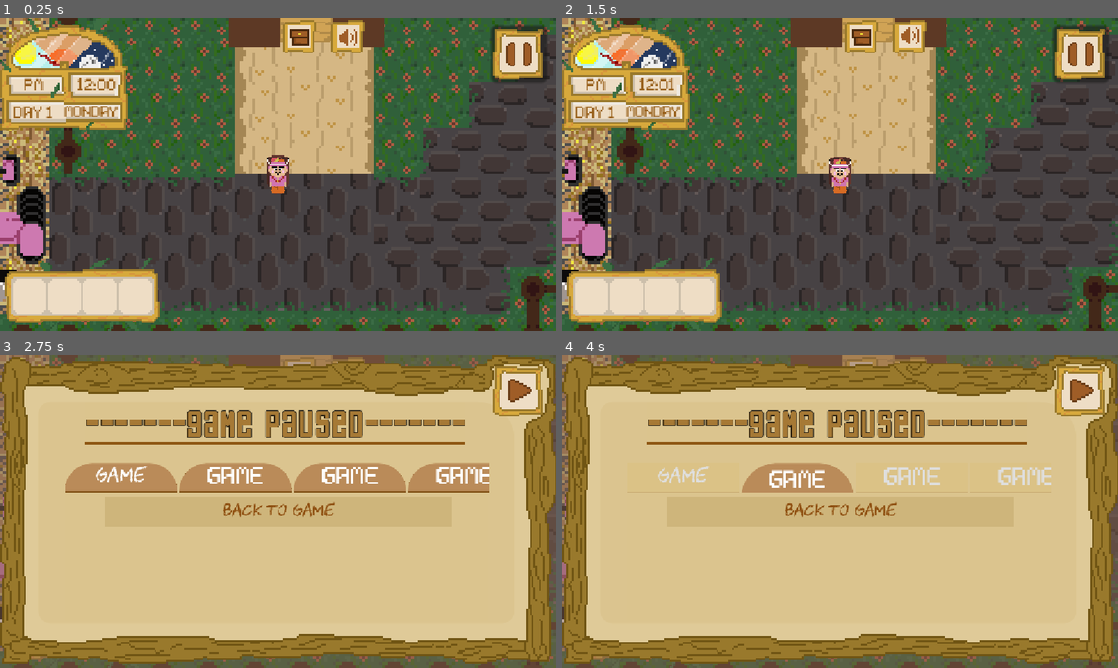
Above: before the commit, frames 1-4 (two rows, left to right).
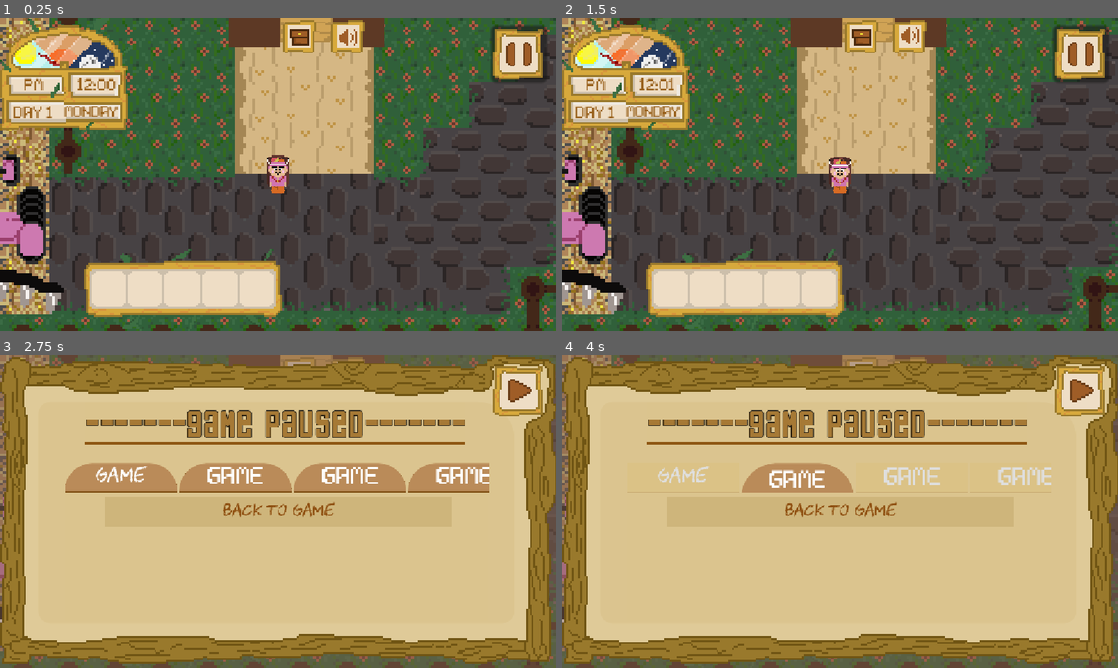
Above: after the commit, the same moments.

Repository: savageAryan/MOCONDO-FRUIT-BASH
Game: Godot game, scene res://scenes/world.tscn
Same seed, same stepped clock (60 frames per second), same inputs: the game is played once before the commit and once after it. The engine's default icon, where the game draws it, is replaced by a stand-in: a white triangle on a blue panel in a dark square.
Inputs (mouse positions are in pixels of both pictures, inside the frame that each line leads up to):
- Up to frame 1 (0.25 s): no input
- Up to frame 2 (1.5 s): click (862, 36) at 0.5 s; click (912, 36) at 1.25 s
- Up to frame 3 (2.75 s): click (517, 389) at 2 s
- Up to frame 4 (4 s): click "GAME" at 2.75 s; click "GAME" at 3.5 s

The runs differ from the first frame. In frame 1, 7.9% of the frame differs, in the area x 0-51%, y 73-100%; in frame 2, 7.9%; in frame 3, less than 0.1%; in frame 4, less than 0.1%.

Commit message:
inventory insert item function added,fixed inventory icom background

Diff:
--- a/inventory/inventory.gd
+++ b/inventory/inventory.gd
@@ -1,3 +1,10 @@
 extends Resource
 class_name  Inventory
 @export var items: Array [InventoryItem]
+signal updated
+func insert(item: InventoryItem):
+	for i in range(items.size()):
+		if not items[i]:
+			items[i] = item
+			break
+	updated.emit()
--- a/inventory/item/apple.tres
+++ b/inventory/item/apple.tres
@@ -1,10 +1,10 @@
 [gd_resource type="Resource" script_class="InventoryItem" format=3 uid="uid://biotghfn678ff"]
 
 [ext_resource type="Script" uid="uid://bm0nfyj7wmstx" path="res://inventory/inventory_item.gd" id="1_c4dfu"]
-[ext_resource type="Texture2D" uid="uid://834k53yj2kfk" path="res://assets/button.png" id="2_l35ix"]
+[ext_resource type="Texture2D" uid="uid://cva4drmyqgvsa" path="res://assets/applepng.png" id="2_c4dfu"]
 
 [resource]
 script = ExtResource("1_c4dfu")
 name = "Apple"
-texture = ExtResource("2_l35ix")
+texture = ExtResource("2_c4dfu")
 metadata/_custom_type_script = "uid://bm0nfyj7wmstx"
--- a/inventory/item/banana.tres
+++ b/inventory/item/banana.tres
@@ -1,10 +1,10 @@
 [gd_resource type="Resource" script_class="InventoryItem" format=3 uid="uid://n31w85oglpoy"]
 
 [ext_resource type="Script" uid="uid://bm0nfyj7wmstx" path="res://inventory/inventory_item.gd" id="1_rco8t"]
-[ext_resource type="Texture2D" uid="uid://yxbuduk8c0g5" path="res://icon.svg" id="2_7h1ou"]
+[ext_resource type="Texture2D" uid="uid://da1oj6kfvs3lg" path="res://assets/bananapng.png" id="2_rco8t"]
 
 [resource]
 script = ExtResource("1_rco8t")
 name = "banana"
-texture = ExtResource("2_7h1ou")
+texture = ExtResource("2_rco8t")
 metadata/_custom_type_script = "uid://bm0nfyj7wmstx"
--- a/inventory/player_inventory.tres
+++ b/inventory/player_inventory.tres
@@ -2,10 +2,9 @@
 
 [ext_resource type="Script" uid="uid://bm0nfyj7wmstx" path="res://inventory/inventory_item.gd" id="1_f5sxi"]
 [ext_resource type="Resource" uid="uid://biotghfn678ff" path="res://inventory/item/apple.tres" id="2_668id"]
-[ext_resource type="Resource" uid="uid://n31w85oglpoy" path="res://inventory/item/banana.tres" id="3_0offv"]
 [ext_resource type="Script" uid="uid://der0u4ayurjwc" path="res://inventory/inventory.gd" id="4_ec8hw"]
 
 [resource]
 script = ExtResource("4_ec8hw")
-items = Array[ExtResource("1_f5sxi")]([ExtResource("2_668id"), ExtResource("3_0offv")])
+items = Array[ExtResource("1_f5sxi")]([ExtResource("2_668id"), null, null, null, null, null, null, null, null, null, null, null, null, null, null, null, null, null, null, null])
 metadata/_custom_type_script = "uid://der0u4ayurjwc"
--- a/scenes/apple.tscn
+++ b/scenes/apple.tscn
@@ -2,6 +2,7 @@
 
 [ext_resource type="Script" uid="uid://dwn561yj4uwsi" path="res://scripts/apple.gd" id="1_7vr8k"]
 [ext_resource type="Texture2D" uid="uid://6qc0mm2o75cl" path="res://assets/mangoo.png" id="1_h071m"]
+[ext_resource type="Resource" uid="uid://biotghfn678ff" path="res://inventory/item/apple.tres" id="2_pg1xk"]
 [ext_resource type="Animation" uid="uid://cd7n0k31onumw" path="res://fall.res" id="3_3dmh2"]
 
 [sub_resource type="CircleShape2D" id="CircleShape2D_7vr8k"]
@@ -73,6 +74,7 @@
 z_index = 3
 scale = Vector2(0.4, 0.4)
 script = ExtResource("1_7vr8k")
+itemRes = ExtResource("2_pg1xk")
 
 [node name="CollisionShape2D" type="CollisionShape2D" parent="." unique_id=1673838406]
 shape = SubResource("CircleShape2D_7vr8k")
--- a/scenes/banana.tscn
+++ b/scenes/banana.tscn
@@ -2,6 +2,7 @@
 
 [ext_resource type="Script" uid="uid://dvrn7tbdvjd6s" path="res://scripts/banana.gd" id="1_36b2i"]
 [ext_resource type="Texture2D" uid="uid://6qc0mm2o75cl" path="res://assets/mangoo.png" id="1_hilkf"]
+[ext_resource type="Resource" uid="uid://n31w85oglpoy" path="res://inventory/item/banana.tres" id="2_6bkyw"]
 [ext_resource type="Animation" uid="uid://cd7n0k31onumw" path="res://fall.res" id="2_a45fu"]
 
 [sub_resource type="CircleShape2D" id="CircleShape2D_hilkf"]
@@ -54,6 +55,7 @@
 z_index = 3
 scale = Vector2(0.4, 0.4)
 script = ExtResource("1_36b2i")
+itemRes = ExtResource("2_6bkyw")
 
 [node name="CollisionShape2D" type="CollisionShape2D" parent="." unique_id=1358980431]
 shape = SubResource("CircleShape2D_hilkf")
--- a/scenes/invenrory.tscn
+++ b/scenes/invenrory.tscn
@@ -62,15 +62,71 @@
 [node name="slot" parent="TextureRect/GridContainer" unique_id=1833126777 instance=ExtResource("3_ovfi1")]
 layout_mode = 2
 
+[node name="slot2" parent="TextureRect/GridContainer" unique_id=1614489367 instance=ExtResource("3_ovfi1")]
+layout_mode = 2
+
+[node name="slot3" parent="TextureRect/GridContainer" unique_id=2118173394 instance=ExtResource("3_ovfi1")]
+layout_mode = 2
+
+[node name="slot4" parent="TextureRect/GridContainer" unique_id=791115668 instance=ExtResource("3_ovfi1")]
+layout_mode = 2
+
+[node name="slot5" parent="TextureRect/GridContainer" unique_id=1062110229 instance=ExtResource("3_ovfi1")]
+layout_mode = 2
+
+[node name="slot6" parent="TextureRect/GridContainer" unique_id=1716843943 instance=ExtResource("3_ovfi1")]
+layout_mode = 2
+
+[node name="slot7" parent="TextureRect/GridContainer" unique_id=568282367 instance=ExtResource("3_ovfi1")]
+layout_mode = 2
+
+[node name="slot8" parent="TextureRect/GridContainer" unique_id=1635279261 instance=ExtResource("3_ovfi1")]
+layout_mode = 2
+
+[node name="slot9" parent="TextureRect/GridContainer" unique_id=1486429088 instance=ExtResource("3_ovfi1")]
+layout_mode = 2
+
+[node name="slot10" parent="TextureRect/GridContainer" unique_id=1288276218 instance=ExtResource("3_ovfi1")]
+layout_mode = 2
+
+[node name="slot11" parent="TextureRect/GridContainer" unique_id=2142658340 instance=ExtResource("3_ovfi1")]
+layout_mode = 2
+
+[node name="slot12" parent="TextureRect/GridContainer" unique_id=1757663632 instance=ExtResource("3_ovfi1")]
+layout_mode = 2
+
+[node name="slot13" parent="TextureRect/GridContainer" unique_id=1467638145 instance=ExtResource("3_ovfi1")]
+layout_mode = 2
+
+[node name="slot14" parent="TextureRect/GridContainer" unique_id=117189102 instance=ExtResource("3_ovfi1")]
+layout_mode = 2
+
+[node name="slot15" parent="TextureRect/GridContainer" unique_id=1752844282 instance=ExtResource("3_ovfi1")]
+layout_mode = 2
+
+[node name="slot16" parent="TextureRect/GridContainer" unique_id=831320334 instance=ExtResource("3_ovfi1")]
+layout_mode = 2
+
+[node name="slot17" parent="TextureRect/GridContainer" unique_id=1583882067 instance=ExtResource("3_ovfi1")]
+layout_mode = 2
+
+[node name="slot18" parent="TextureRect/GridContainer" unique_id=1576498550 instance=ExtResource("3_ovfi1")]
+layout_mode = 2
+
+[node name="slot19" parent="TextureRect/GridContainer" unique_id=1057878567 instance=ExtResource("3_ovfi1")]
+layout_mode = 2
+
+[node name="slot20" parent="TextureRect/GridContainer" unique_id=1543599858 instance=ExtResource("3_ovfi1")]
+layout_mode = 2
+
 [node name="AnimationPlayer" type="AnimationPlayer" parent="." unique_id=1867007860]
 libraries/ = SubResource("AnimationLibrary_27hiw")
 
 [node name="hotbar" type="TextureRect" parent="." unique_id=1259292278]
 layout_mode = 0
-offset_left = 331.0
-offset_top = 496.0
-offset_right = 372.0
-offset_bottom = 576.0
-rotation = 1.5707964
-scale = Vector2(4, 4)
+offset_left = 174.0
+offset_top = 479.0
+offset_right = 273.0
+offset_bottom = 520.0
+scale = Vector2(4.14, 4.14)
 texture = ExtResource("3_27hiw")
--- a/scenes/slot.tscn
+++ b/scenes/slot.tscn
@@ -1,20 +1,28 @@
 [gd_scene format=3 uid="uid://dh8dvwsrbygtf"]
 
 [ext_resource type="Script" uid="uid://w0dutah6ambo" path="res://scripts/slot.gd" id="1_4v6ba"]
+[ext_resource type="Texture2D" uid="uid://kewx733ckc68" path="res://assets/background.png" id="2_ic0fu"]
 
 [node name="slot" type="Panel" unique_id=1833126777]
-custom_minimum_size = Vector2(77.25, 76.7)
+self_modulate = Color(1, 1, 1, 0)
+custom_minimum_size = Vector2(77, 76)
+offset_right = 77.25
+offset_bottom = 76.7
 script = ExtResource("1_4v6ba")
 
 [node name="background" type="Sprite2D" parent="." unique_id=260248733]
+scale = Vector2(3.6190476, 3.6190476)
+texture = ExtResource("2_ic0fu")
+centered = false
 
 [node name="CenterContainer" type="CenterContainer" parent="." unique_id=1260458337]
 custom_minimum_size = Vector2(76, 77)
 layout_mode = 0
-offset_right = 77.0
+offset_right = 76.0
 offset_bottom = 77.0
 
 [node name="Panel" type="Panel" parent="CenterContainer" unique_id=11045892]
 layout_mode = 2
 
 [node name="items" type="Sprite2D" parent="CenterContainer/Panel" unique_id=1682156402]
+scale = Vector2(3, 3)
--- a/scenes/tree.tscn
+++ b/scenes/tree.tscn
@@ -27,7 +27,7 @@
 shape = SubResource("RectangleShape2D_nnvrw")
 
 [node name="Timer" type="Timer" parent="." unique_id=909569425]
-wait_time = 60.0
+wait_time = 10.0
 autostart = true
 
 [connection signal="body_entered" from="Area2D" to="." method="_on_area_2d_body_entered"]
--- a/scripts/apple.gd
+++ b/scripts/apple.gd
@@ -1,10 +1,10 @@
 extends Area2D
 
 @onready var animation_player: AnimationPlayer = $AnimationPlayer
-
+@export var itemRes: InventoryItem
 func _on_body_entered(body: Node2D) -> void:
 	if body.is_in_group("player"):
 		GameManager.apple += 1
-
+		body.inventory.insert(itemRes)
 		print (GameManager.apple)
 		queue_free()
--- a/scripts/banana.gd
+++ b/scripts/banana.gd
@@ -1,7 +1,8 @@
 extends Area2D
-
+@export var itemRes: InventoryItem
 
 func _on_body_entered(body: Node2D) -> void:
 	if body.is_in_group("player"):
 		GameManager.banana += 1
+		body.inventory.insert(itemRes)
 		queue_free()
--- a/scripts/invenrory.gd
+++ b/scripts/invenrory.gd
@@ -11,6 +11,7 @@
 func update():
 	for i in range(min(inventory.items.size(), slots.size())):
 		slots[i].update(inventory.items[i])
+		print("invo updated")
 func open():
 	texture_rect.visible = true
 	opened.emit()
@@ -21,11 +22,13 @@
 	closed.emit()
 
 
+
 	isopen = false
 # Called when the node enters the scene tree for the first time.
 func _ready() -> void:
 	texture_rect.visible = false
 	update()
+	inventory.updated.connect(update)
 
 # Called every frame. 'delta' is the elapsed time since the previous frame.
 func _process(delta: float) -> void:
--- a/scripts/mango.gd
+++ b/scripts/mango.gd
@@ -1,5 +1,5 @@
 extends Area2D
-
+@export var itemRes: InventoryItem
 
 func _on_body_entered(body: Node2D) -> void:
 	if body.is_in_group("player"):
--- a/scripts/slot.gd
+++ b/scripts/slot.gd
@@ -5,10 +5,10 @@
 
 func update(item: InventoryItem):
 	if not item:
-		backgroundsprite.frame = 0
+		backgroundsprite.visible = false
 		itemssprite.visible = false
 	else:
-		backgroundsprite.frame = 1
+		backgroundsprite.visible = true
 		itemssprite.visible = true
 		itemssprite.texture = item.texture
 
--- a/scripts/strawberry.gd
+++ b/scripts/strawberry.gd
@@ -1,6 +1,6 @@
 extends Area2D
 
-
+@export var itemRes: InventoryItem
 func _on_body_entered(body: Node2D) -> void:
 	if body.is_in_group("player"):
 		GameManager.strawberry += 1
Binary file added: assets/Apple.ase
Binary file added: assets/Apple.png
Not shown, added: assets/Apple.png.import
Binary file added: assets/applepng.png
Not shown, added: assets/applepng.png.import
Binary file added: assets/background.ase
Binary file added: assets/background.png
Not shown, added: assets/background.png.import
Binary file added: assets/banana.png
Not shown, added: assets/banana.png.import
Binary file added: assets/bananapng.png
Not shown, added: assets/bananapng.png.import
(and 9 more such lines)
